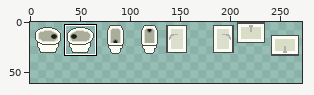
Sprite sheet: maps/franz.png. The first picture is a wide view before the edit; the outline marks the close-up.
Close-up. First the earlier version:
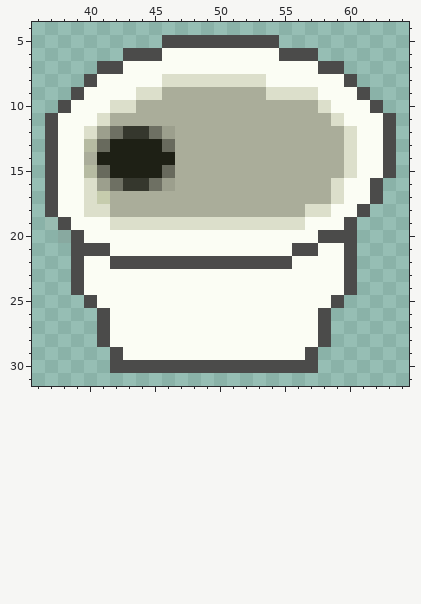
The file is 272x272 pixels. Pixels under 10% opacity are left out. Colours within 5 levels of each other are drawn and written as one. Shown: x 36..64, y 4..31. The wide view leaves out empty margins. The commit also changed other parts of the picture, which this record leaves out.
After the commit:
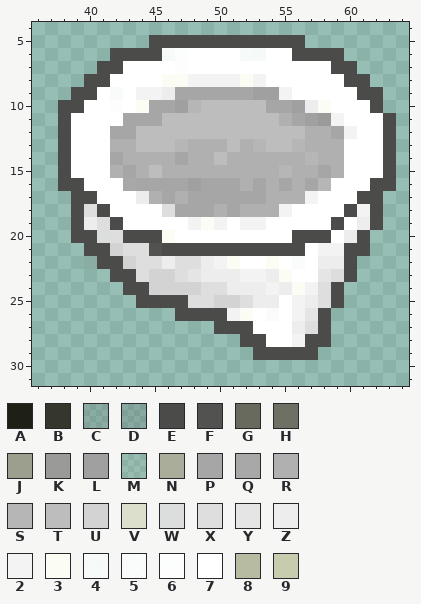
Palette (. is transparent): A #1e2015  B #35372d  C #4b4b4a28  D #4b4b4a2f  E #4b4b4a  F #525251  G #686a5d  H #6e7063  J #9c9f8d  K #9a9a99  L #a0a0a0  M #aaad9a20  N #aaad9a  P #a6a6a6  Q #a8a8a7f8  R #b0b0b0  S #b6b6b6  T #bdbdbd  U #d3d3d3  V #dcdfcb  W #dededef8  X #dedede  Y #e5e5e5  Z #ededed  2 #f3f3f3  3 #fbfdf4  4 #ffffffea  5 #fffffff3  6 #fffffff9  7 #ffffff  8 #b6bba2  9 #c6ccad
Difference:
Changed rows in their new state; - is an unchanged pixel.
first column x 37:
 5 --------E---------EE-------
 6 -----E---4677774477--EE----
 7 ------7777677777777777-E---
 8 ----E777733222232777777-E--
 9 ---E75722ZPPPPPPLL277777-E-
10 --E77673PPLSTTTTTPPLZ3777--
11 .E7777PPPTTTTTTTTTRPLK2777-
12 .E777PPTTTTTTTTTTTTTRRP277-
13 .E777RRTTTSRRRTRSTTSRRR777-
14 .E777PRRRRPRRTRRRRRRSRR777-
15 .E777RPRTRRRRRRRRRSRRPR777-
16 .EE777QPPPPLPPPRPRPRPS777-E
17 ..EE777ZRPRPPPPPPRRR2777E--
18 ..EXE7777XPPPRPRRR27777E2E-
19 ..EZXE7777723272277777E7ZE-
20 -.-EWXEEE-777777777EE-7ZE--
21 --.--UXXFEEEEEEEEEE-722-E--
22 --.CE-UXXZXXZ23773757ZZ----
23 --...EEXUUXYZZZ22Z-77YW----
24 --....EEUUUUXXZZZ2Z-2XE.---
25 ---....EEEEXXUUXZZ72ZX-----
26 ----......EEEE2-7572Y------
27 ----.........EEE777ZX------
28 ----...........EE772E------
29 -----...........EEEE-------
30 -----................------
